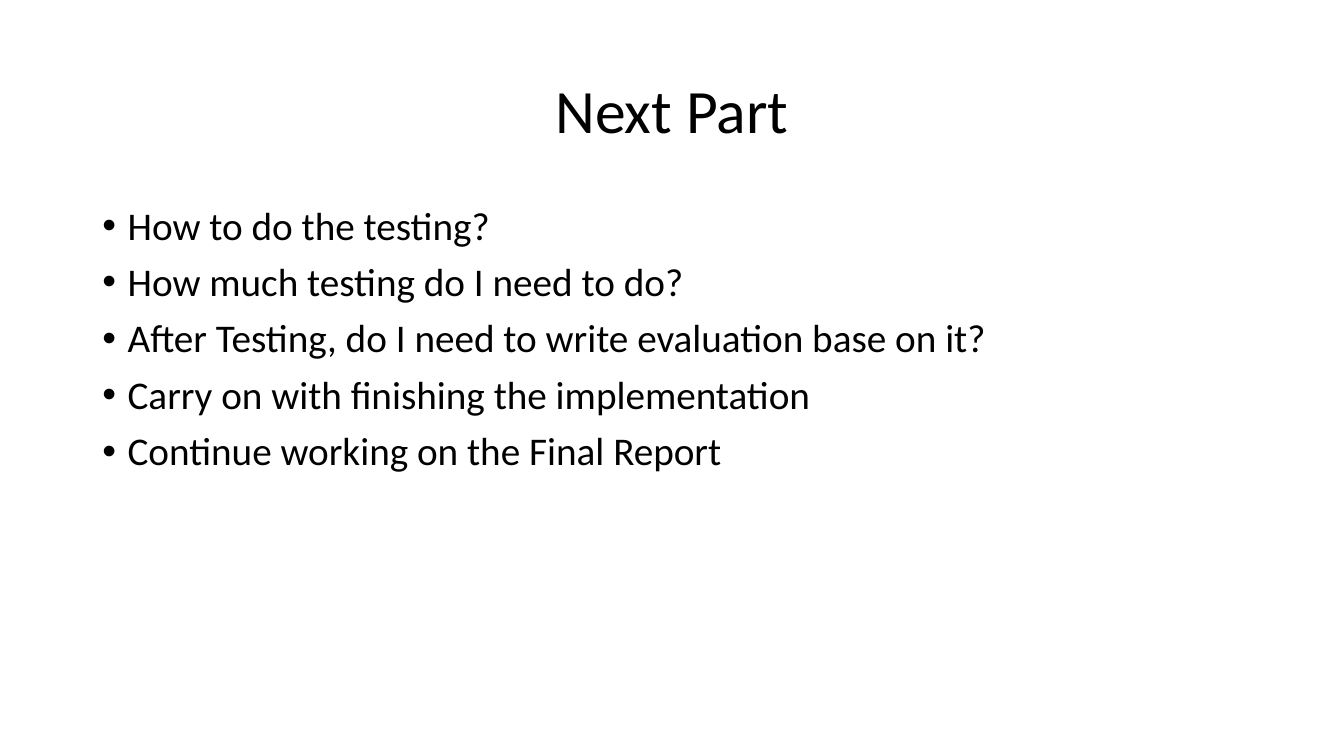
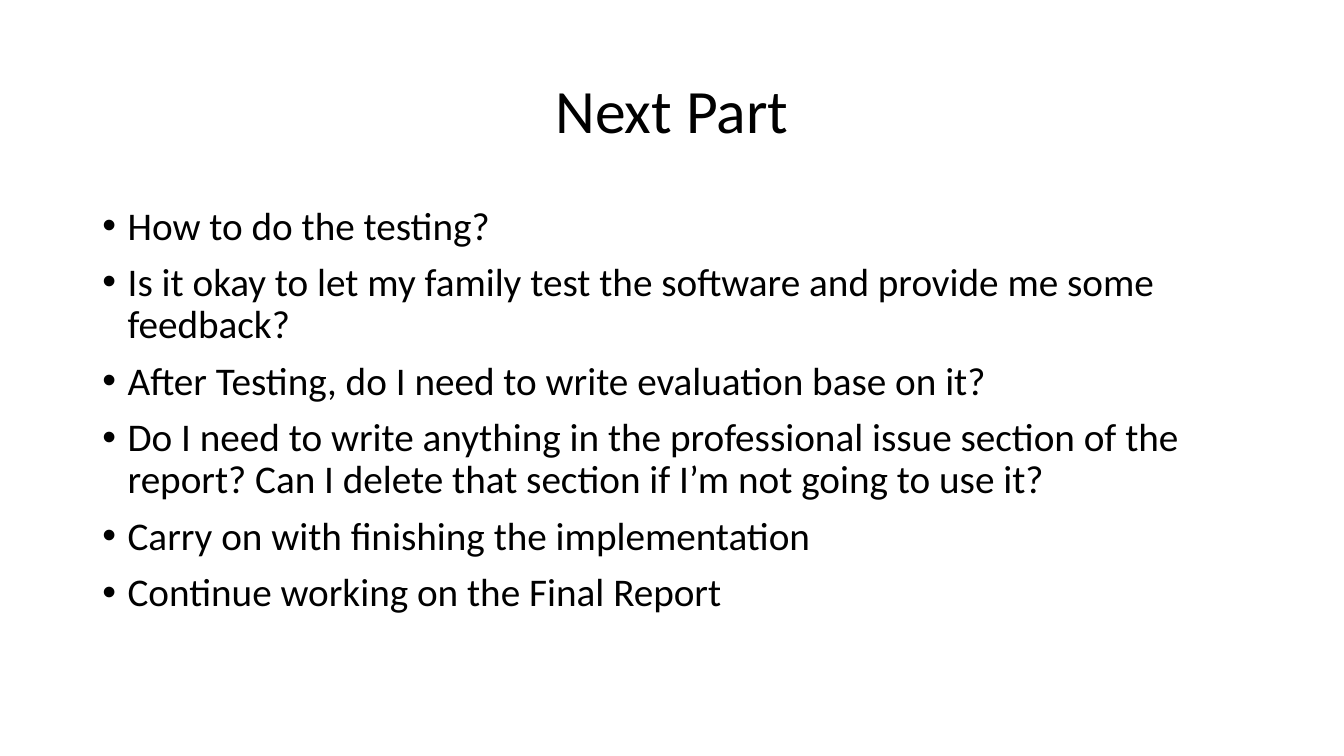
Before and after one commit to zhaozhangkcl/Individual-Project, a slide deck: slide 3 of Individual Projects/Fourth Progress Meeting/Fourth Progress Meeting.pptx. Drawn at 1344x756 pixels with LibreOffice and Linux fonts; fonts in the diff are those of the drawing. Boxes give left, top, right and bottom in pixels: in the first picture for what was removed or moved away, otherwise in the second. Text is boxed around its words. In the diff, an @@ line names an element or a change of style, - is before the commit and + after.

```diff
--- a/Individual Projects/Fourth Progress Meeting/Fourth Progress Meeting.pptx
+++ b/Individual Projects/Fourth Progress Meeting/Fourth Progress Meeting.pptx
@@ text at [128, 268, 1154, 339]: text changed @@
-• How much testing do I need to do?
+• Is it okay to let my family test the software and provide me some feedback?
@@ text at [128, 423, 1178, 500]: paragraph added @@
+• Do I need to write anything in the professional issue section of the report? Can I delete that section if I’m not going to use it?
```
Also in this commit, not shown: 2 other slides changed, 33 other files.
